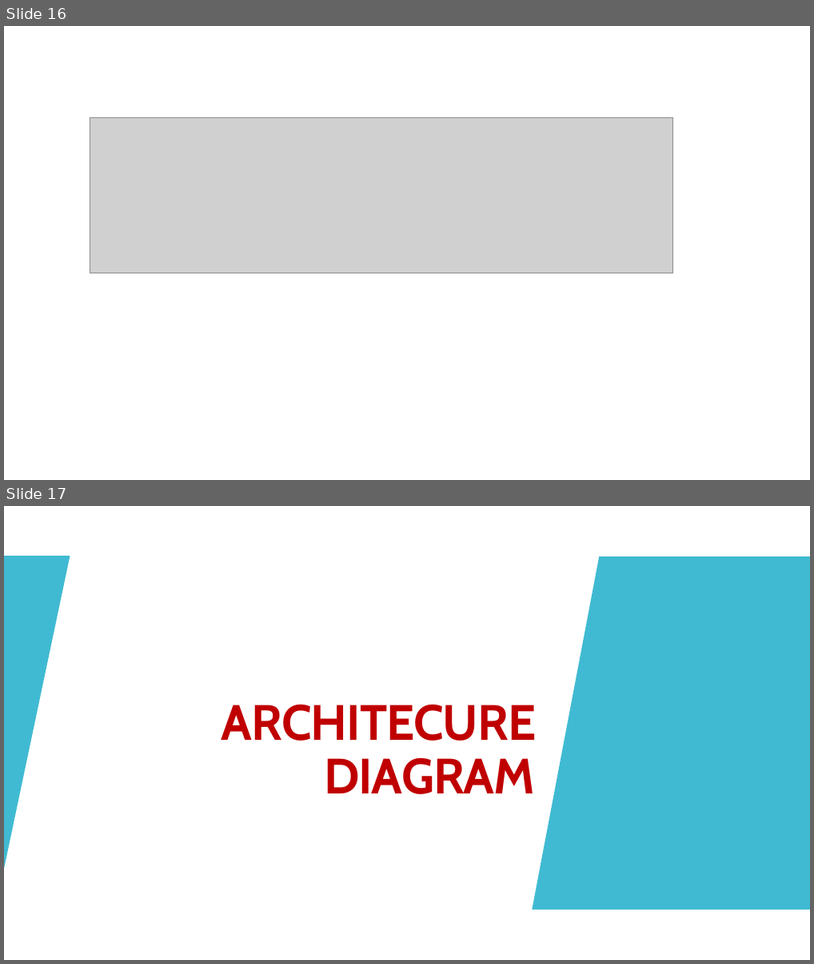
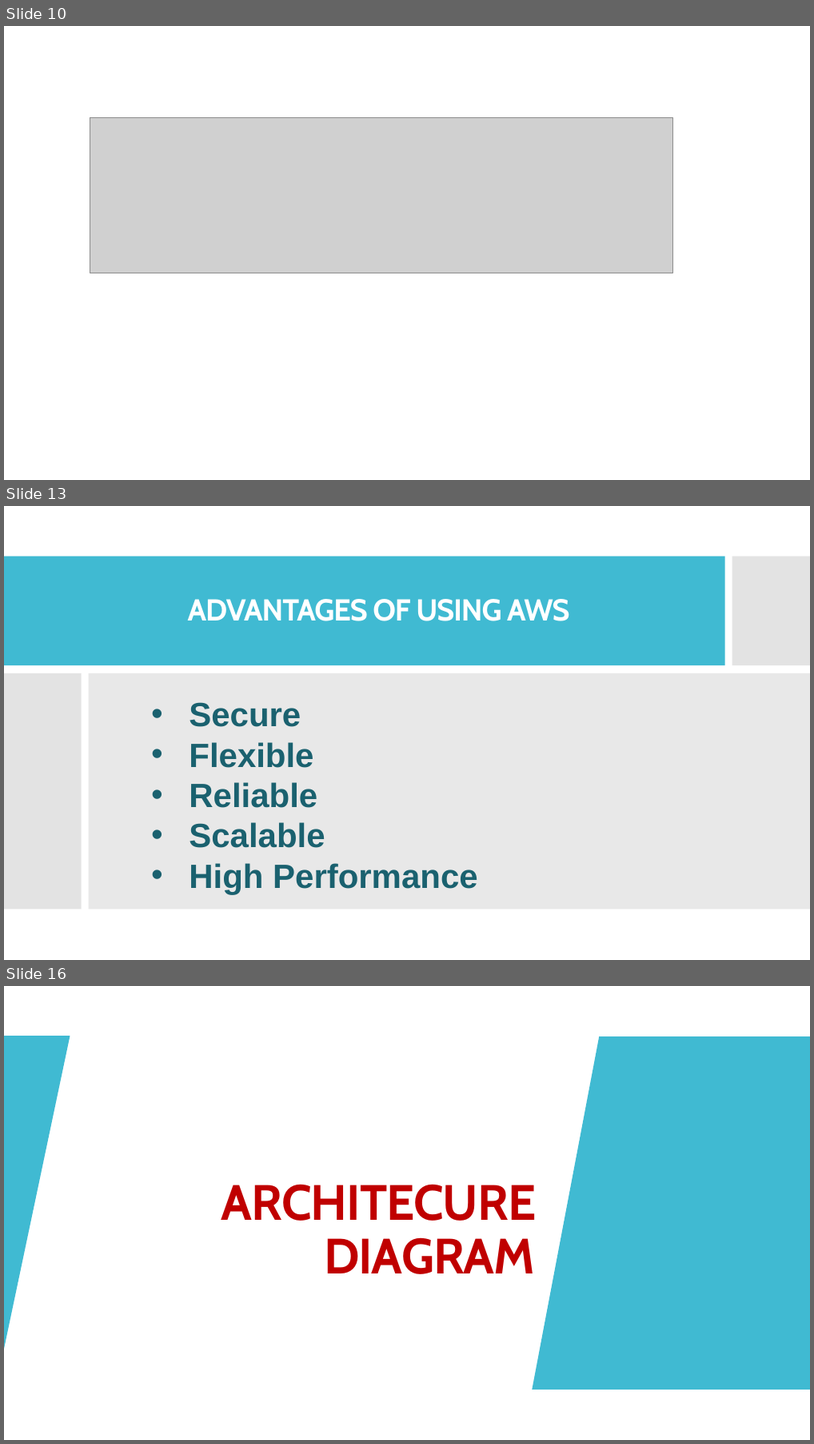
Before and after one commit to wangyang325/CS615Project, a slide deck: Presentation/Personal Library.pptx. Shown one above the other, each under a label of ours: slides 16 and 17 before the commit, slides 10, 13 and 16 after it; the slides between them are not shown. The pictures are 814x964 and 814x1444 pixels, drawn with LibreOffice and Linux fonts; fonts in the diff are those of the drawing; grey boxes stand for pictures. Boxes give left, top, right and bottom in pixels: in the first picture for what was removed or moved away, otherwise in the second. Text is boxed around its words. In the diff, an @@ line names an element or a change of style, - is before the commit and + after.

```diff
--- a/Presentation/Personal Library.pptx
+++ b/Presentation/Personal Library.pptx
@@ slide 13 added at (4, 506, 810, 960), background #FFFFFF; not listed: 2 template elements that a slide beside it also shows @@
@@ rectangle added at (4, 506, 810, 960), fill #FFFFFF @@
@@ rectangle added at (4, 556, 726, 666), fill #40BAD2 @@
@@ rectangle added at (733, 556, 810, 666), fill #C8C8C8 at 50% opacity @@
@@ title added at (188, 599, 570, 621), 36 pt, text #FFFFFF, bold @@
+ADVANTAGES OF USING AWS
@@ rectangle added at (4, 673, 82, 909), fill #C8C8C8 at 50% opacity @@
@@ rectangle added at (89, 673, 810, 909), fill #D9D9D9 at 60% opacity @@
@@ text added at (189, 702, 478, 894), 40 pt, text #1A616F, bold @@
+• Secure
+• Flexible
+• Reliable
+• Scalable
+• High Performance
@@ what was slide 16 is now slide 10 @@
@@ what was slide 17 is now slide 16 @@
```
Also in this commit, not shown: 2 slides changed, 8 other slides added, 8 slides removed.
